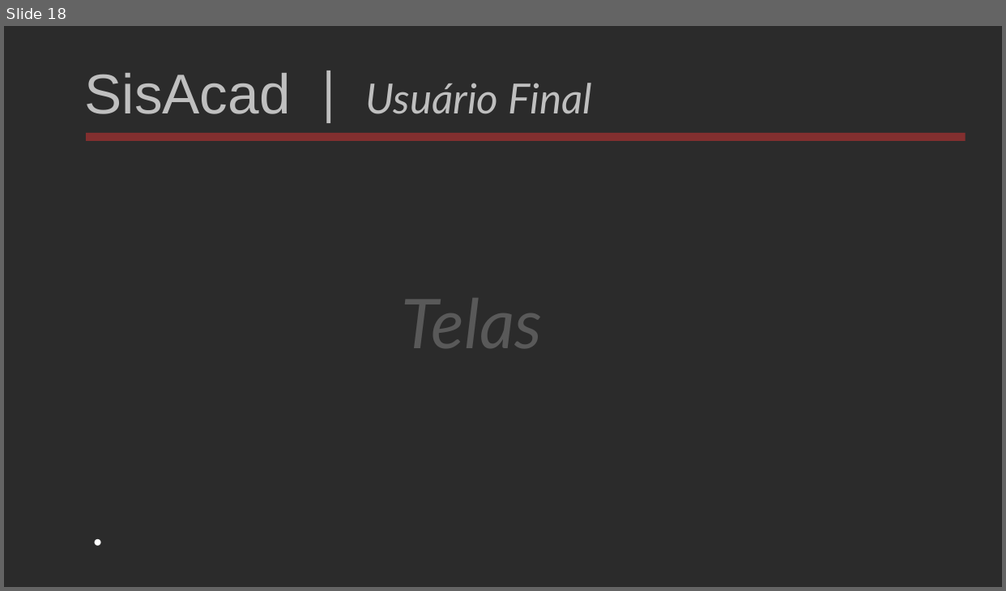
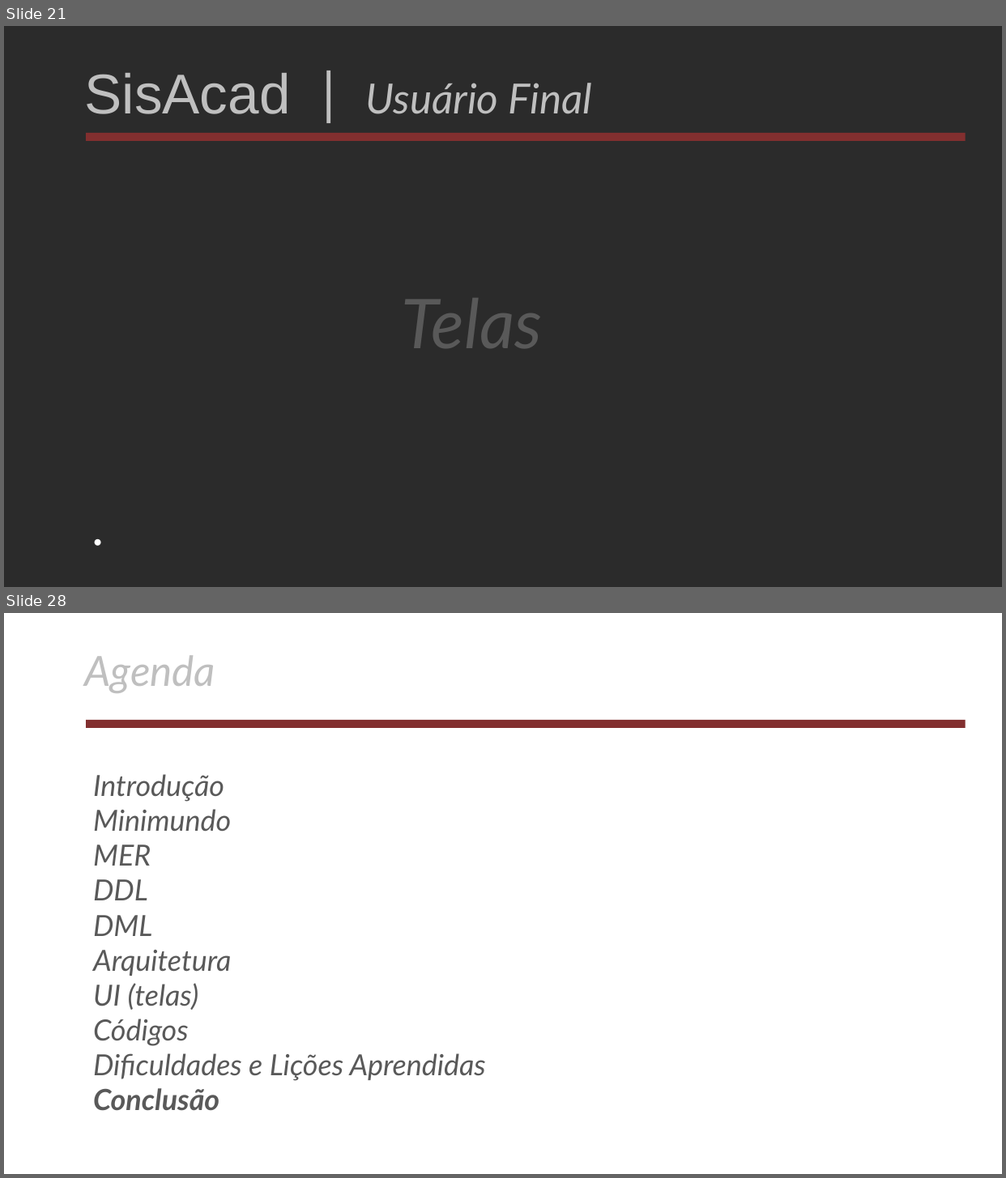
Before and after one commit to AlexsandroMatias2017/MeuBancoDeDados, a slide deck: apresentacao/apresentacaoDoProjeto.odp. Shown one above the other, each under a label of ours: slide 18 before the commit, slides 21 and 28 after it; the slides between them are not shown. The pictures are 1006x591 and 1006x1178 pixels, drawn with LibreOffice and Linux fonts; fonts in the diff are those of the drawing; background and template pictures are left out; a plain dark background stands for a picture behind light text. Boxes give left, top, right and bottom in pixels: in the first picture for what was removed or moved away, otherwise in the second. Text is boxed around its words. In the diff, an @@ line names an element or a change of style, - is before the commit and + after.

```diff
--- a/apresentacao/apresentacaoDoProjeto.odp
+++ b/apresentacao/apresentacaoDoProjeto.odp
@@ slide 28 added at [4, 613, 1002, 1174], background picture (left out) @@
@@ text added at [85, 655, 216, 693], 40 pt, text #BFBFBF, italic @@
+Agenda
@@ rectangle added at [86, 720, 965, 728], fill #822F2F @@
@@ text added at [93, 774, 486, 1111], 28 pt, text #595959, italic @@
+Introdução
+Minimundo
+MER
+DDL
+DML
+Arquitetura
+UI (telas)
+Códigos
+Dificuldades e Lições Aprendidas
+Conclusão
@@ what was slide 18 is now slide 21 @@
```
Also in this commit, not shown: 14 slides changed, 10 other slides added.
